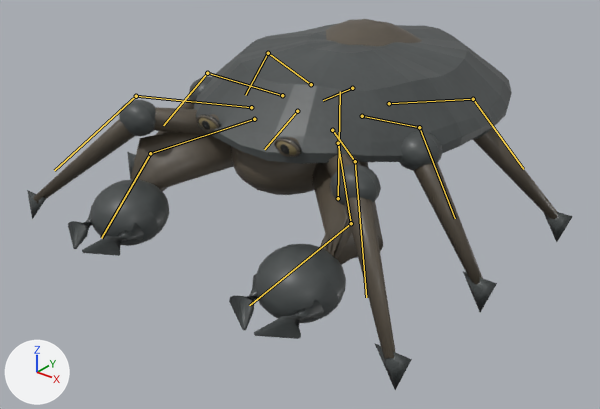
Two versions of the glTF model outputs/AshenOathTheRoadBetweenCrowns/assets_external/design_pack_v1/creatures/M10_Millback.glb, one commit apart.
Before and after are seen from a camera (50 mm lens) standing at (2.21, -3.07, 1.79) and looking at (0.01, -0.32, 0.09). The axes (+X, +Y, +Z) are drawn at lower left. The lights are the same throughout. The first picture is the older version. Both versions are drawn at frame 38 of the action 'Feed'; the numbers are the values there. The bones that change, and the others that lie on the model, are drawn over the model as lines.

Names of what the first picture shows: 'M10_RuntimeAssembly'.
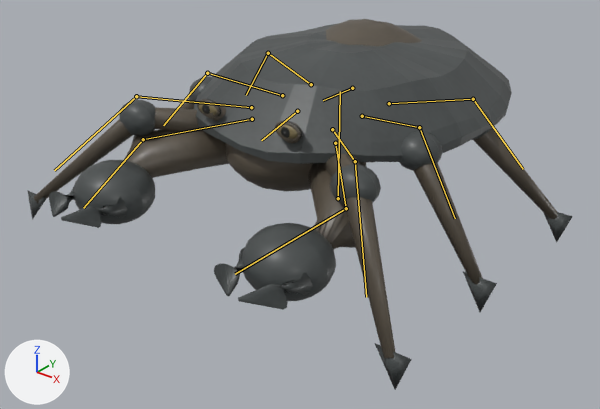
What differs and where, as boxes [x1, y1, x2, y2] in the pictures (600 x 409 px):
'M10_RuntimeAssembly', posed
    both: [27, 19, 573, 390]
bone 'Head', root to tip
    before: (297, 111) to (264, 149)
    after: (297, 111) to (261, 140)

Edits to the bpy script that builds the scene:
```text
Change bone_head:
    where bone_head = bpy.data.objects['M10_Rig'].pose.bones['Head']  # child of 'Body'
    bone_head.rotation_quaternion: (0.994, 0.11, 0.0, 0.0) -> (1.0, 0.01, 0.0, 0.0)  # degrees (13, 0, 0) -> degrees (1, 0, 0)
```
